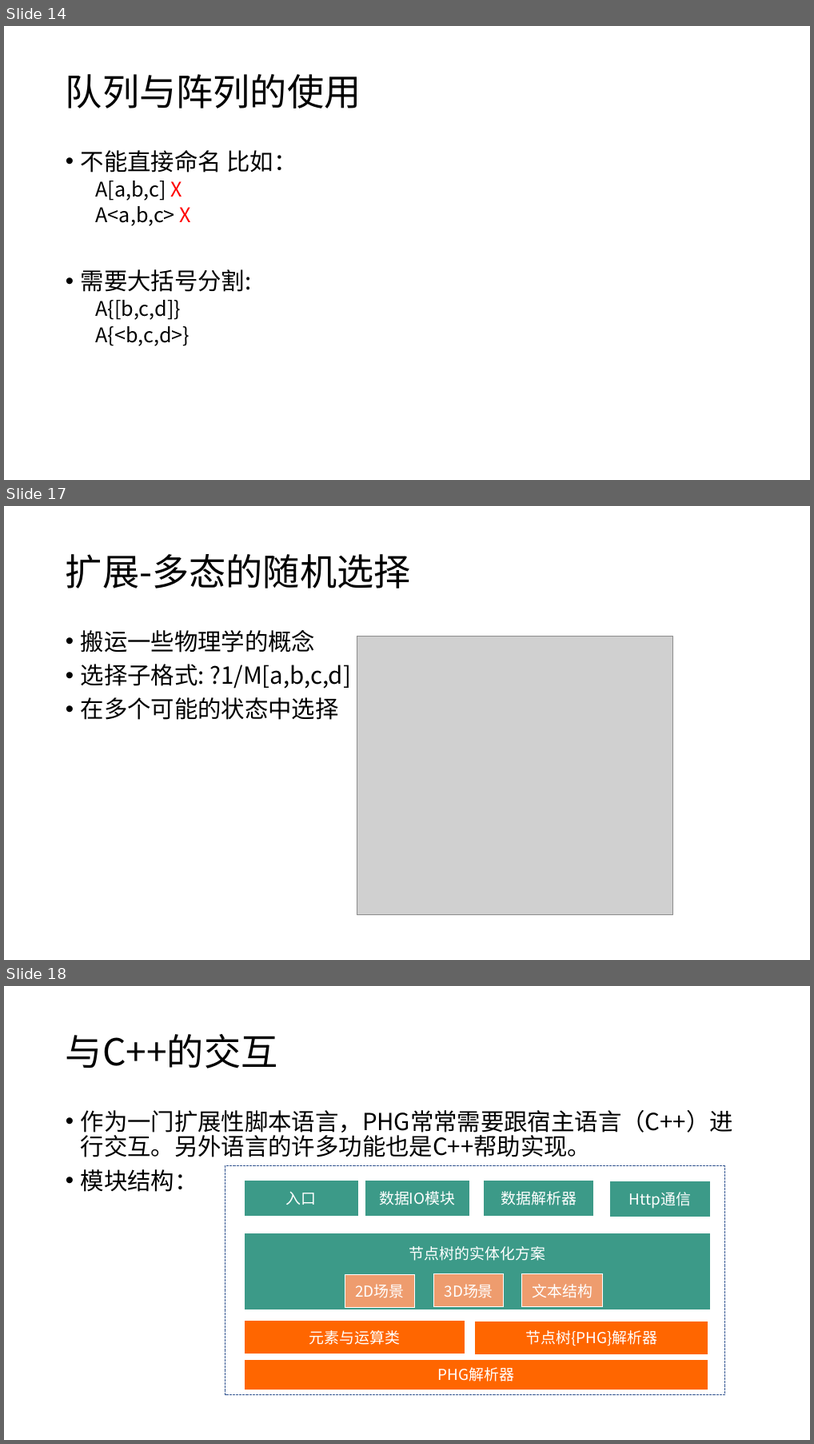
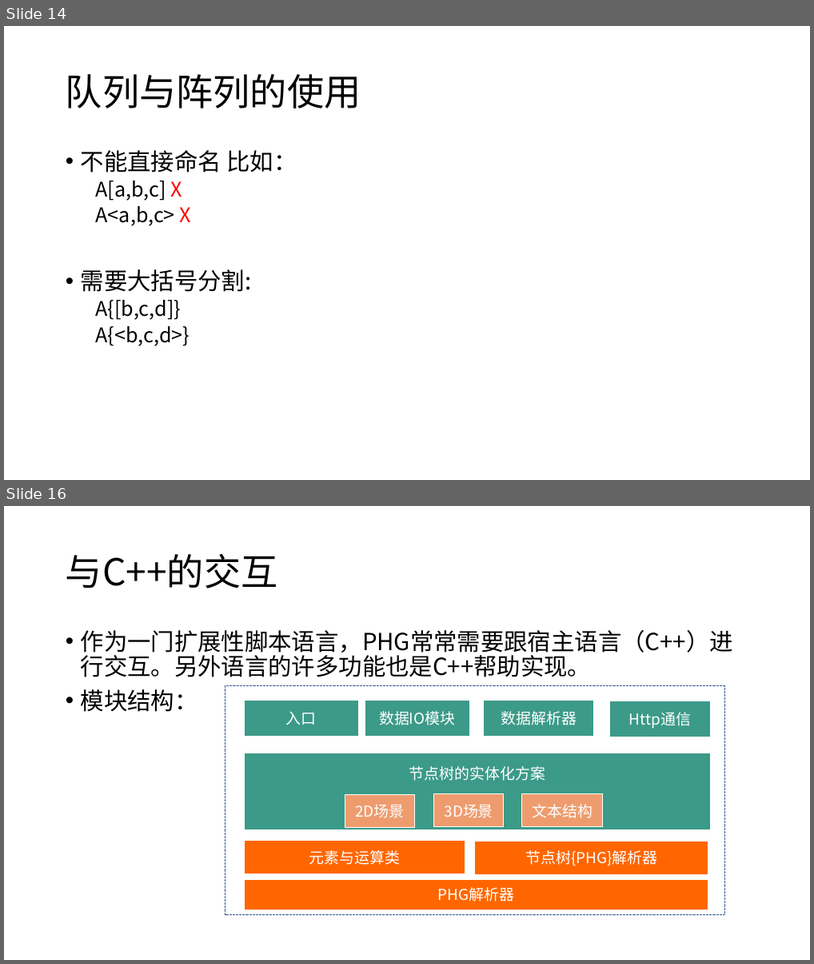
Before and after one commit to panguojun/.PHG., a slide deck: PHG语法手册.pptx. Shown one above the other, each under a label of ours: slides 14, 17 and 18 before the commit, slides 14 and 16 after it; the slides between them are not shown. The pictures are 814x1444 and 814x964 pixels, drawn with LibreOffice and Linux fonts; fonts in the diff are those of the drawing; grey boxes stand for pictures. Boxes give left, top, right and bottom in pixels: in the first picture for what was removed or moved away, otherwise in the second. Text is boxed around its words. In the diff, an @@ line names an element or a change of style, - is before the commit and + after.

```diff
--- a/PHG语法手册.pptx
+++ b/PHG语法手册.pptx
@@ slide 17 removed at (x1=4, y1=506, x2=810, y2=960), background #FFFFFF @@
@@ title removed at (x1=66, y1=554, x2=411, y2=588) @@
-扩展-多态的随机选择
@@ text removed at (x1=81, y1=630, x2=351, y2=720) @@
-• 搬运一些物理学的概念
-• 选择子格式: ?1/M[a,b,c,d]
-• 在多个可能的状态中选择
@@ picture removed at (x1=358, y1=636, x2=673, y2=915) @@
@@ what was slide 18 is now slide 16 @@
```
Also in this commit, not shown: 4 slides changed, 1 other slide removed.
